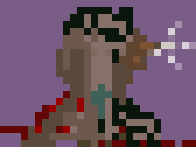
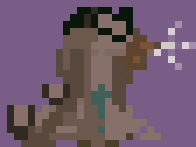
Layer changes from the first w=196, h=147 image to the second:
painted on "Death01.png" over [84, 7, 112, 42]
painted on "Death02.png" over [84, 14, 119, 63]
painted on "Death03.png" over [84, 14, 119, 63]
painted on "Death04.png" over [77, 14, 119, 126]
painted on "Death05.png" over [77, 14, 126, 140]
painted on "Death06.png" over [56, 21, 133, 147]
painted on "Death07.png" over [42, 28, 161, 147]
painted on "Death08.png" over [42, 35, 161, 147]
painted on "Death09.png" over [7, 49, 161, 147]
painted on "Death10.png" over [7, 49, 161, 147]
painted on "Death11.png" over [7, 84, 161, 147]
removed layer "Death12.png" from group "Death" over [42, 84, 140, 147]
removed layer "Death13.png" from group "Death" over [42, 91, 147, 147]
removed layer "Death14.png" from group "Death" over [7, 112, 154, 147]
removed layer "Death15.png" from group "Death" over [0, 105, 175, 147]
removed layer "Death16.png" from group "Death" over [0, 112, 196, 147]
